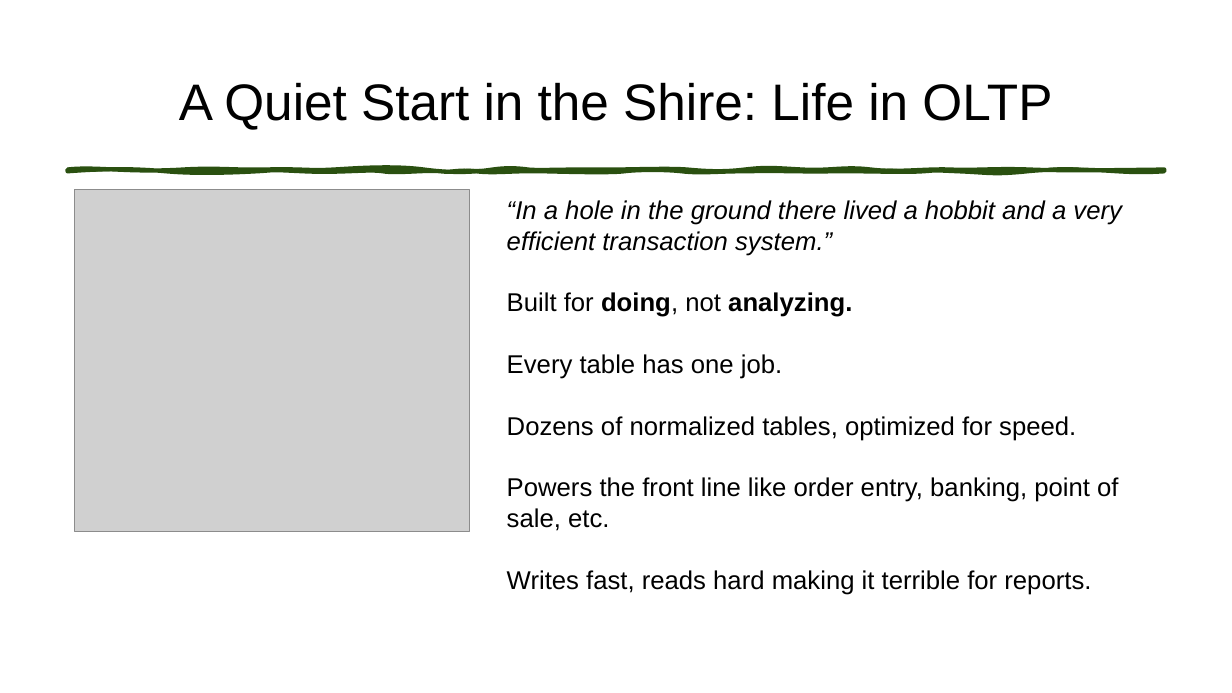
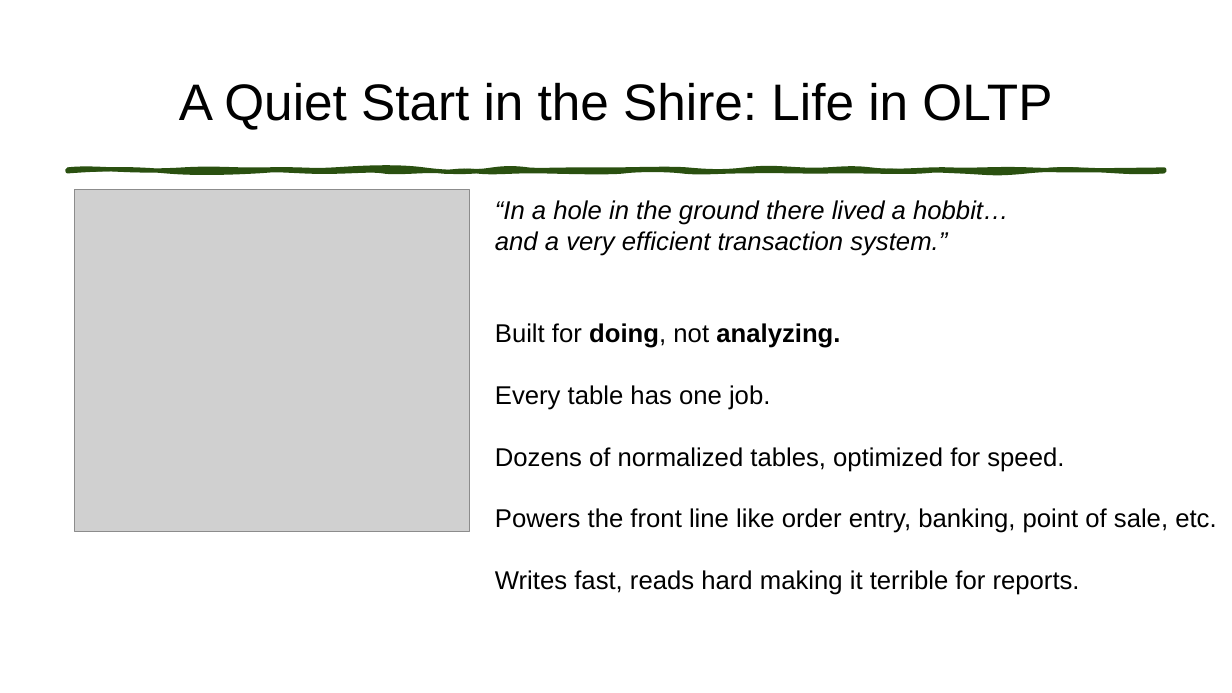
Before and after one commit to Anytsirk12/DataOnWheels, a slide deck: slide 3 of Presentations/Fellowship of the Star Schema/The Fellowship of the Star Schema Transforming OLTP Data for Power BI.pptx. Drawn at 1232x693 pixels with LibreOffice and Linux fonts; fonts in the diff are those of the drawing; grey boxes stand for pictures. Boxes give left, top, right and bottom in pixels: in the first picture for what was removed or moved away, otherwise in the second. Text is boxed around its words. In the diff, an @@ line names an element or a change of style, - is before the commit and + after.

```diff
--- a/Presentations/Fellowship of the Star Schema/The Fellowship of the Star Schema Transforming OLTP Data for Power BI.pptx
+++ b/Presentations/Fellowship of the Star Schema/The Fellowship of the Star Schema Transforming OLTP Data for Power BI.pptx
@@ text "“In a hole in the ...": place and size @@
-text "“In a hole in the ..." at <box>507,200,1122,595</box>
+text "“In a hole in the ..." at <box>495,200,1216,595</box>
@@ text at <box>495,200,1009,256</box>: text changed @@
-“In a hole in the ground there lived a hobbit and a very efficient transaction system.”
+“In a hole in the ground there lived a hobbit…
+and a very efficient transaction system.”
```
Also in this commit, not shown: 9 other slides changed, 4 other files.
